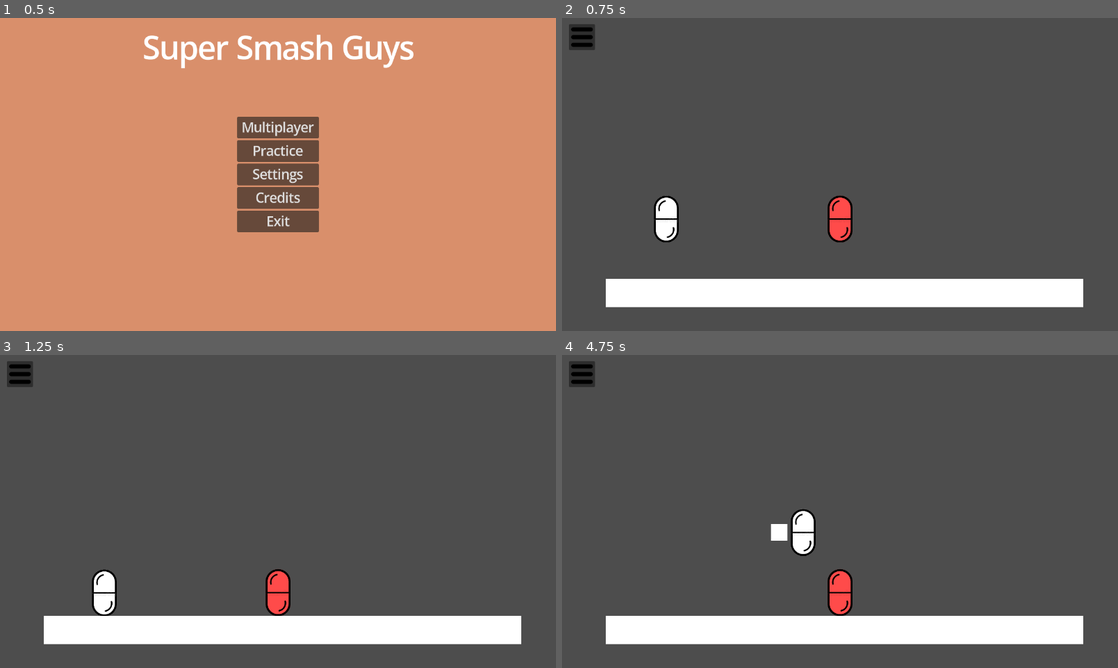
Above: before the commit, frames 1-4 (two rows, left to right).
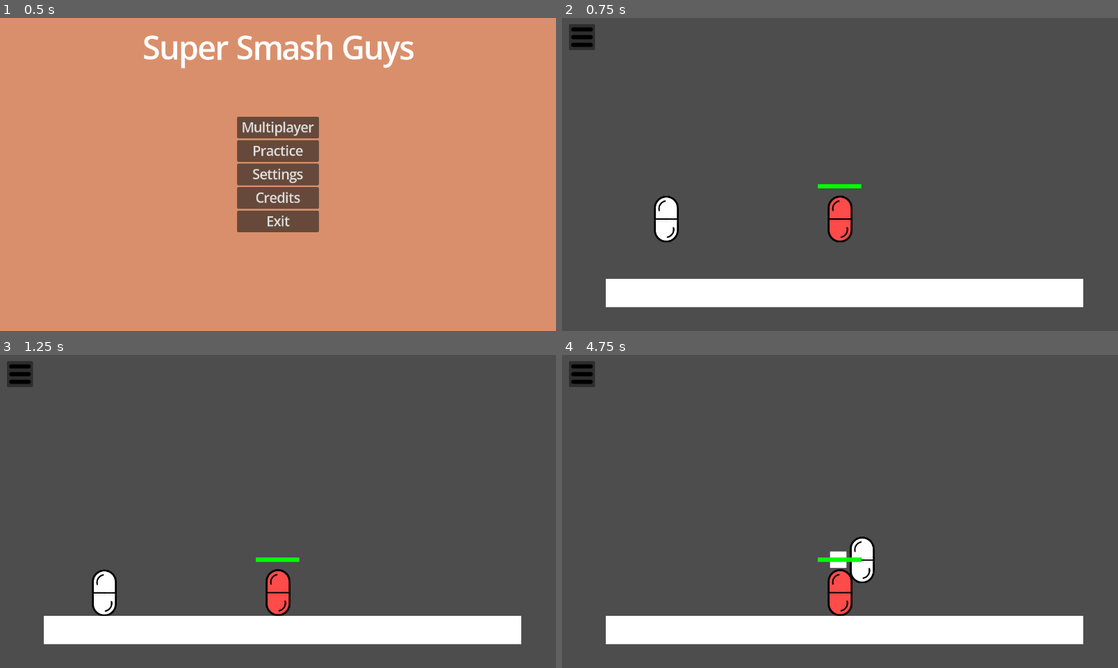
Above: after the commit, the same moments.

Repository: Rivmo/Super-Smash-Guys
Game: Godot game, scene res://scenes/main_menu_screen.tscn
Two runs of this game, one before a commit and one after it. Both use one fixed random seed, a clock stepped at 60 frames per second and the inputs below.
Inputs (mouse positions are in pixels of both pictures, inside the frame that each line leads up to):
- Up to frame 1 (0.5 s): no input
- Up to frame 2 (0.75 s): click "Practice" at 0.5 s
- Up to frame 3 (1.25 s): no input
- Up to frame 4 (4.75 s): click (584, 373) at 1.25 s; click "Back to game" at 2 s; tap Enter at 2.75 s; move the mouse to (962, 495) at 2.77 s; hold Right (Right) 2.78-4.28 s; tap O (Attack) at 2.85, 4.55 s; click (962, 495) at 2.92 s; tap Up (Jump) at 3.02, 3.77 s; tap Down (Crouch, bound only after the commit) at 3.05, 3.6 s; move the mouse to (728, 527) at 3.52 s; tap Space (Dash, bound only after the commit) at 3.8, 4.35 s; move the mouse to (895, 442) at 4.27 s; hold Left (Left) from 4.28 s (still down)

Frame 1 is identical in both runs. In frame 2, 0.1% of the frame differs, in the area x 46-54%, y 53-55%; in frame 3, 0.1%; in frame 4, 1.5%, in the area x 37-57%, y 49-73%.

Commit message:
Dashing & crouching
added keybinds and actions for dashing and crouching for the player

Diff:
--- a/project.godot
+++ b/project.godot
@@ -56,6 +56,17 @@
 "events": [Object(InputEventKey,"resource_local_to_scene":false,"resource_name":"","device":-1,"window_id":0,"alt_press …(192 unchanged characters)…
 ]
 }
+Dash={
+"deadzone": 0.2,
+"events": [Object(InputEventKey,"resource_local_to_scene":false,"resource_name":"","device":-1,"window_id":0,"alt_pressed":false,"shift_pressed":false,"ctrl_pressed":false,"meta_pressed":false,"pressed":false,"keycode":0,"physical_keycode":32,"key_label":0,"unicode":32,"location":0,"echo":false,"script":null)
+]
+}
+Crouch={
+"deadzone": 0.2,
+"events": [Object(InputEventKey,"resource_local_to_scene":false,"resource_name":"","device":-1,"window_id":0,"alt_pressed":false,"shift_pressed":false,"ctrl_pressed":false,"meta_pressed":false,"pressed":false,"keycode":0,"physical_keycode":4194322,"key_label":0,"unicode":0,"location":0,"echo":false,"script":null)
+, Object(InputEventKey,"resource_local_to_scene":false,"resource_name":"","device":-1,"window_id":0,"alt_pressed":false,"shift_pressed":false,"ctrl_pressed":false,"meta_pressed":false,"pressed":false,"keycode":0,"physical_keycode":83,"key_label":0,"unicode":115,"location":0,"echo":false,"script":null)
+]
+}
 
 [physics]
 
--- a/scenes/Dummy.tscn
+++ b/scenes/Dummy.tscn
@@ -6,6 +6,8 @@
 [sub_resource type="CapsuleShape2D" id="CapsuleShape2D_2hh5m"]
 radius = 29.0
 height = 108.0
+
+[sub_resource type="QuadMesh" id="QuadMesh_2hh5m"]
 
 [node name="Dummy" type="RigidBody2D" unique_id=1693198927]
 lock_rotation = true
@@ -18,3 +20,15 @@
 
 [node name="CollisionShape2D" type="CollisionShape2D" parent="." unique_id=444496420]
 shape = SubResource("CapsuleShape2D_2hh5m")
+
+[node name="Red" type="MeshInstance2D" parent="." unique_id=1449269532]
+modulate = Color(1, 0, 0, 1)
+position = Vector2(0, -75)
+scale = Vector2(100, 10)
+mesh = SubResource("QuadMesh_2hh5m")
+
+[node name="Green" type="MeshInstance2D" parent="." unique_id=1766819062]
+modulate = Color(0, 1, 0, 1)
+position = Vector2(0, -75)
+scale = Vector2(100, 10)
+mesh = SubResource("QuadMesh_2hh5m")
--- a/scripts/attack_default.gd
+++ b/scripts/attack_default.gd
@@ -25,4 +25,6 @@
 func _on_area_2d_body_entered(body: Node2D) -> void:
 	if body.name == "Dummy":
 		print("hit dummy")
-		body.apply_impulse(Vector2(dir*400,10))
+		body.knockback += 10
+		var knockback = body.knockback * 4
+		body.apply_impulse(Vector2(dir*(400+knockback),10))
--- a/scripts/dummy.gd
+++ b/scripts/dummy.gd
@@ -4,3 +4,8 @@
 
 func _ready() -> void:
 	position = Vector2(640,450)
+
+func _process(delta: float) -> void:
+	var green = $Green
+	green.scale.x = 100 - knockback/3
+	green.position.x = -knockback/6 - 1
--- a/scripts/player_character.gd
+++ b/scripts/player_character.gd
@@ -5,6 +5,7 @@
 @export var extra_jumps = 1
 #time between punch attack in seconds
 @export var attack_delay = 1
+@export var dash_delay = 1
 
 signal Attack(pos, dir)
 
@@ -14,19 +15,40 @@
 var playerheight := 0
 var Facing = 1
 var attack_delay_absolute_time = 0
-var attack_avalible := true
+var attack_available := true
+var dash_available := true
+var dash_speed := 4
+var dash_delay_absolute_time = 0
+var dashing_delay_absolute_time = 0
+var dash_direction := 0
+var is_dashing := false
+var is_crouching := false
 
 func _ready() -> void:
 	position = Vector2(240,450)
 
 func _process(delta: float) -> void:
-	if attack_avalible != true:
+	if attack_available != true:
 		attack_delay_absolute_time += 1 * delta
 	if attack_delay_absolute_time >= attack_delay:
 		attack_delay_absolute_time = 0
-		attack_avalible = true
+		attack_available = true
+
+	if dash_available != true:
+		dash_delay_absolute_time += 1 * delta
+	if dash_delay_absolute_time >= dash_delay:
+		dash_delay_absolute_time = 0
+		dash_available = true
+
+	if is_dashing == true:
+		dashing_delay_absolute_time += 1 * delta
+	if dashing_delay_absolute_time >= 0.25:
+		dashing_delay_absolute_time = 0
+		is_dashing = false
+
 
 func _physics_process(delta: float) -> void:
+
 	# Add the gravity.
 	if not is_on_floor():
 		velocity += get_gravity() * delta
@@ -44,15 +66,30 @@
 	# Get the input direction and handle the movement/deceleration.
 	# As good practice, you should replace UI actions with custom gameplay actions.
 	var direction := Input.get_axis("Left", "Right")
+	if Input.is_action_just_pressed("Dash") and dash_available:
+		dash_available = false
+		is_dashing = true
+		dash_direction = Facing
+		velocity.x += direction * dash_speed
+	if is_dashing:
+			velocity.x =   SPEED * dash_speed * dash_direction
 	if direction:
-		velocity.x = direction * SPEED
+		if not is_dashing:
+			velocity.x = direction * SPEED
 		if abs(direction) > 0:
-			Facing = direction
+				Facing = direction
 	else:
 		velocity.x = move_toward(velocity.x, 0, SPEED)
 
-	if Input.is_action_just_pressed("Attack") and attack_avalible == true:
+	if Input.is_action_just_pressed("Attack") and attack_available == true:
 		Attack.emit(Facing)
-		attack_avalible = false
+		attack_available = false
+	if Input.is_action_just_pressed("Crouch"):
+		scale.y = 0.5
+		position.y += 51
+
+	if Input.is_action_just_released("Crouch"):
+		scale.y = 1
+
 
 	move_and_slide()
